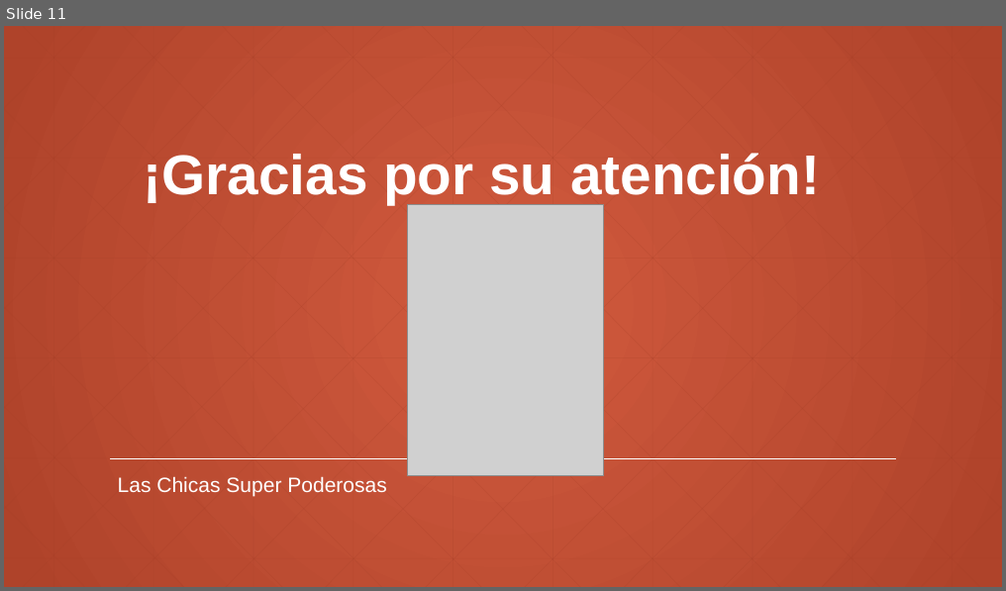
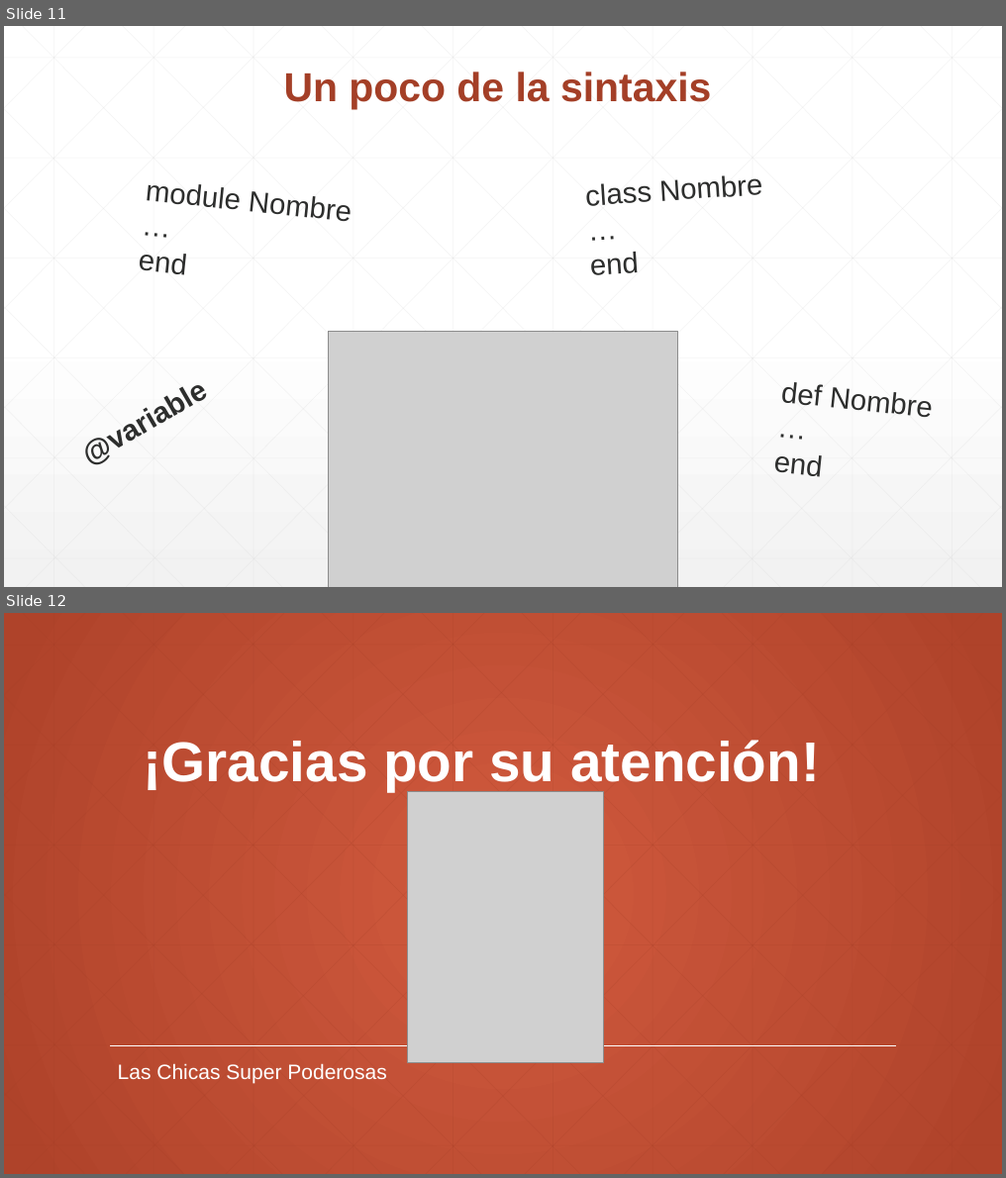
Before and after one commit to jcastagno99/tp-pdp-ruby, a slide deck: Ruby - Presentacion Final.pptx. Shown one above the other, each under a label of ours: slide 11 before the commit, slides 11 and 12 after it. The pictures are 1006x591 and 1006x1178 pixels, drawn with LibreOffice and Linux fonts; fonts in the diff are those of the drawing; grey boxes stand for pictures. Boxes give left, top, right and bottom in pixels: in the first picture for what was removed or moved away, otherwise in the second. Text is boxed around its words. In the diff, an @@ line names an element or a change of style, - is before the commit and + after.

Commit message:
Agrego el codigo que faltaba en la ppt

```diff
--- a/Ruby - Presentacion Final.pptx
+++ b/Ruby - Presentacion Final.pptx
@@ slide 11 added at [4,26,1002,587], background gradient #FFFFFF to #F2F2F2 @@
@@ text added at [284,72,711,110], 39 pt, text #A43F27, bold @@
+Un poco de la sintaxis
@@ text added at [138,184,240,275], 28 pt, text #2D2E2D @@
+module Nombre
+…
+end
@@ text added at [586,175,763,275], 28 pt, text #2D2E2D @@
+class Nombre
+…
+end
@@ picture added at [328,332,678,587] @@
@@ text added at [66,364,222,478], 28 pt, text #2D2E2D, bold @@
+@variable
@@ text added at [773,382,932,477], 28 pt, text #2D2E2D @@
+def Nombre
+…
+end
@@ group added at [4,26,1002,587]: 46 lines @@
@@ what was slide 11 is now slide 12 @@
```
